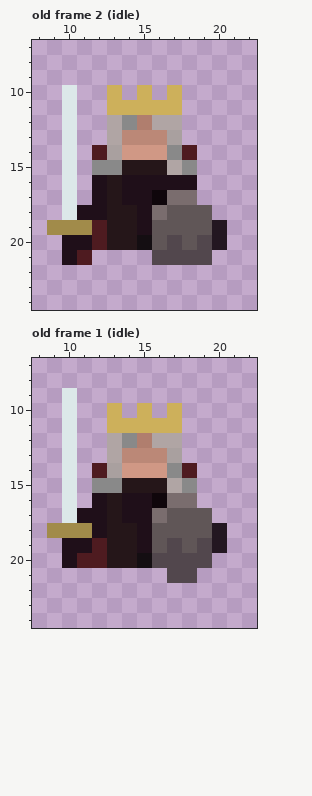
Two states of a pixel-art file, Assets/Art/king.aseprite. The first picture shows the starting point.
32x32 pixels, 2 frames. Colours within 5 levels of each other are drawn and written as one. Shown: old frame 2 (idle): x 8..22, y 7..24; old frame 1 (idle): x 8..22, y 7..24. The commit also changed other frames, which this record leaves out.
The same view after the edit:
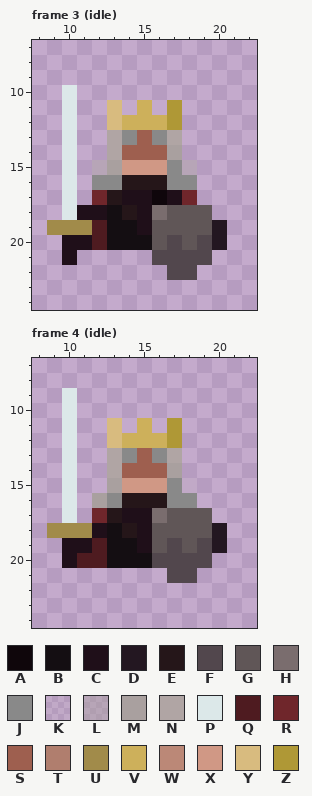
Palette (. is transparent): A #0f060b  B #140e12  C #1f0f19  D #231721  E #251619  F #52474d  G #605657  H #7a6d6e  J #898989  K #a9a09f1a  L #a9a09f79  M #a9a09f  N #b0a5a4  P #dce8e9  Q #4e1b20  R #6f262b  S #9e5f4f  T #b07e6e  U #a18b4a  V #cdb05b  W #bb8877  X #d09885  Y #d8bb7f  Z #af9836
A new or re-ordered frame is compared with the old frame closest to it.
The exact change:
frames 2 -> 5
layer "Layer 3" added
Frame 3 (idle) is new; against old frame 2 (idle), layers "Layer 3", "Layer 1":
y 10: x 13 V -> .; x 15 V -> .; x 17 V -> .
y 11: x 13..14 VV -> Y.; x 16..17 VV -> .Z
y 12: x 13..17 NJTNN -> YVVVZ
y 13: x 14..17 WWWM -> JSJN
y 14: x 12..18 QMXXXJQ -> .NSSSM.
y 15: x 12..18 JJEEENJ -> LMXXXJL
y 16: x 12..18 CECCCCC -> JJEEEJJ
y 17: x 12 C -> R; x 17..18 HH -> CR
y 18: x 13 E -> B
y 19..20: x 13..14 EE -> BB
y 21: x 11 Q -> .
y 22: x 17..18 .. -> FF
Frame 4 (idle) is new; against old frame 1 (idle), layers "Layer 3", "Layer 1":
y 10: x 13 V -> .; x 15 V -> .; x 17 V -> .
y 11: x 13..14 VV -> Y.; x 16..17 VV -> .Z
y 12: x 13..17 NJTNN -> YVVVZ
y 13: x 14..17 WWWM -> JSJN
y 14: x 12..18 QMXXXJQ -> .NSSSM.
y 15: x 12..18 JJEEENJ -> .MXXXJK
y 16: x 12..18 CECCAHH -> MJEEEJJ
y 17: x 11..12 CC -> .R
y 18: x 13 E -> B
y 19..20: x 13..14 EE -> BB
